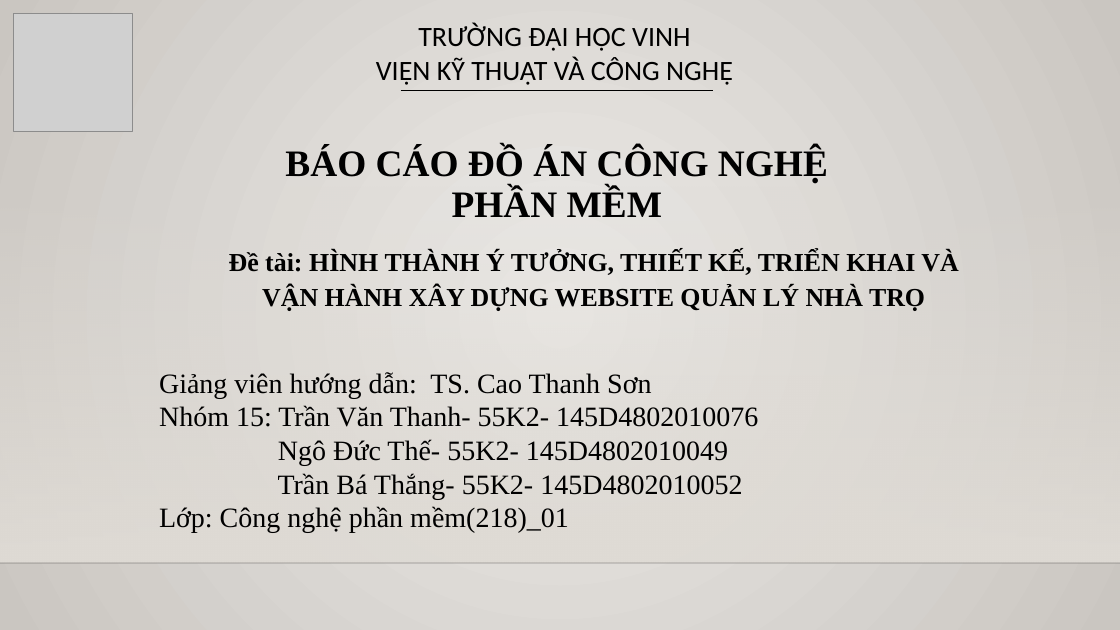
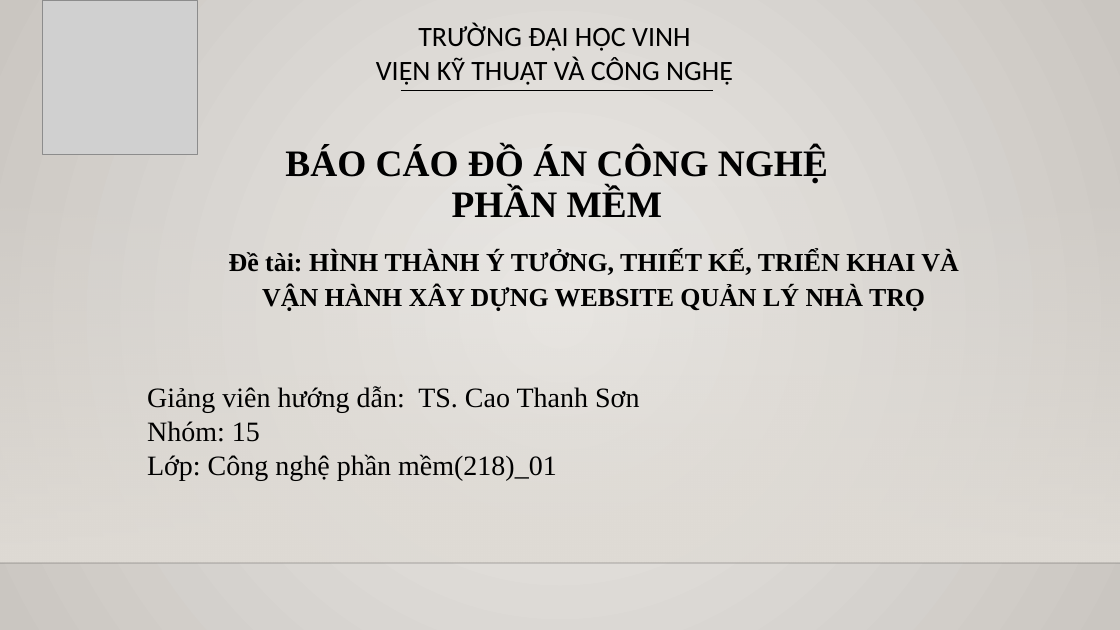
Before and after one commit to cnpm-nhom-15/QuanLyPhongTro, a slide deck: slide 1 of Báo-cáo-đồ-án-công-nghệ-phần-mềm.pptx. Drawn at 1120x630 pixels with LibreOffice and Linux fonts; fonts in the diff are those of the drawing; grey boxes stand for pictures; background and template pictures are left out. Boxes give left, top, right and bottom in pixels: in the first picture for what was removed or moved away, otherwise in the second. Text is boxed around its words. In the diff, an @@ line names an element or a change of style, - is before the commit and + after.

```diff
--- a/Báo-cáo-đồ-án-công-nghệ-phần-mềm.pptx
+++ b/Báo-cáo-đồ-án-công-nghệ-phần-mềm.pptx
@@ picture: place and size @@
-picture at (13,13,133,132)
+picture at (43,0,197,155)
@@ text "Giảng viên hướng dẫn: TS. ...": place and size @@
-text "Giảng viên hướng dẫn: TS. ..." at (159,372,758,533)
+text "Giảng viên hướng dẫn: TS. ..." at (147,386,640,480)
@@ text at (147,421,260,442): text changed @@
-Nhóm 15: Trần Văn Thanh- 55K2- 145D4802010076
-Ngô Đức Thế- 55K2- 145D4802010049
-Trần Bá Thắng- 55K2- 145D4802010052
+Nhóm: 15
```
Also in this commit, not shown: 2 other slides changed, 1 other file.
